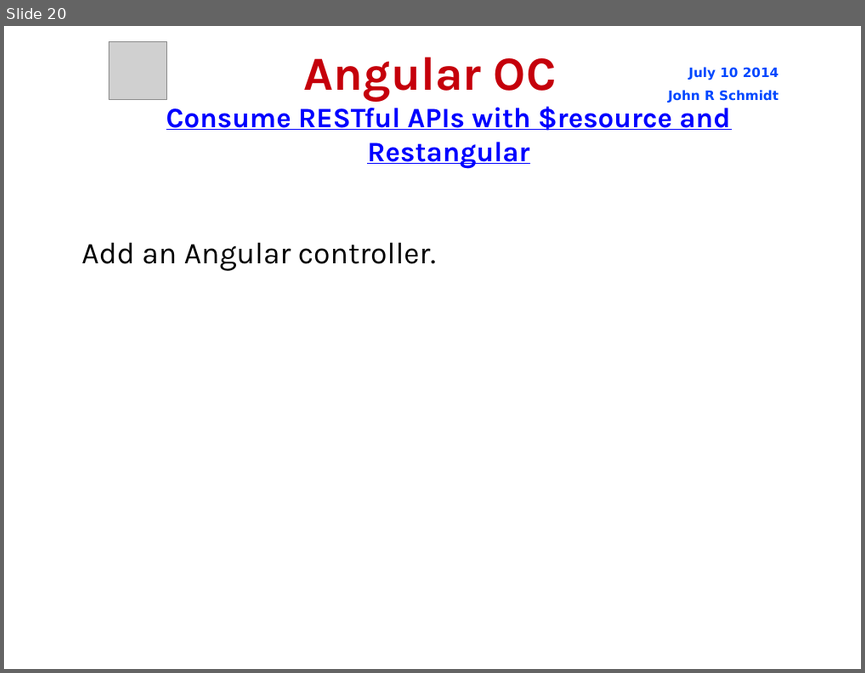
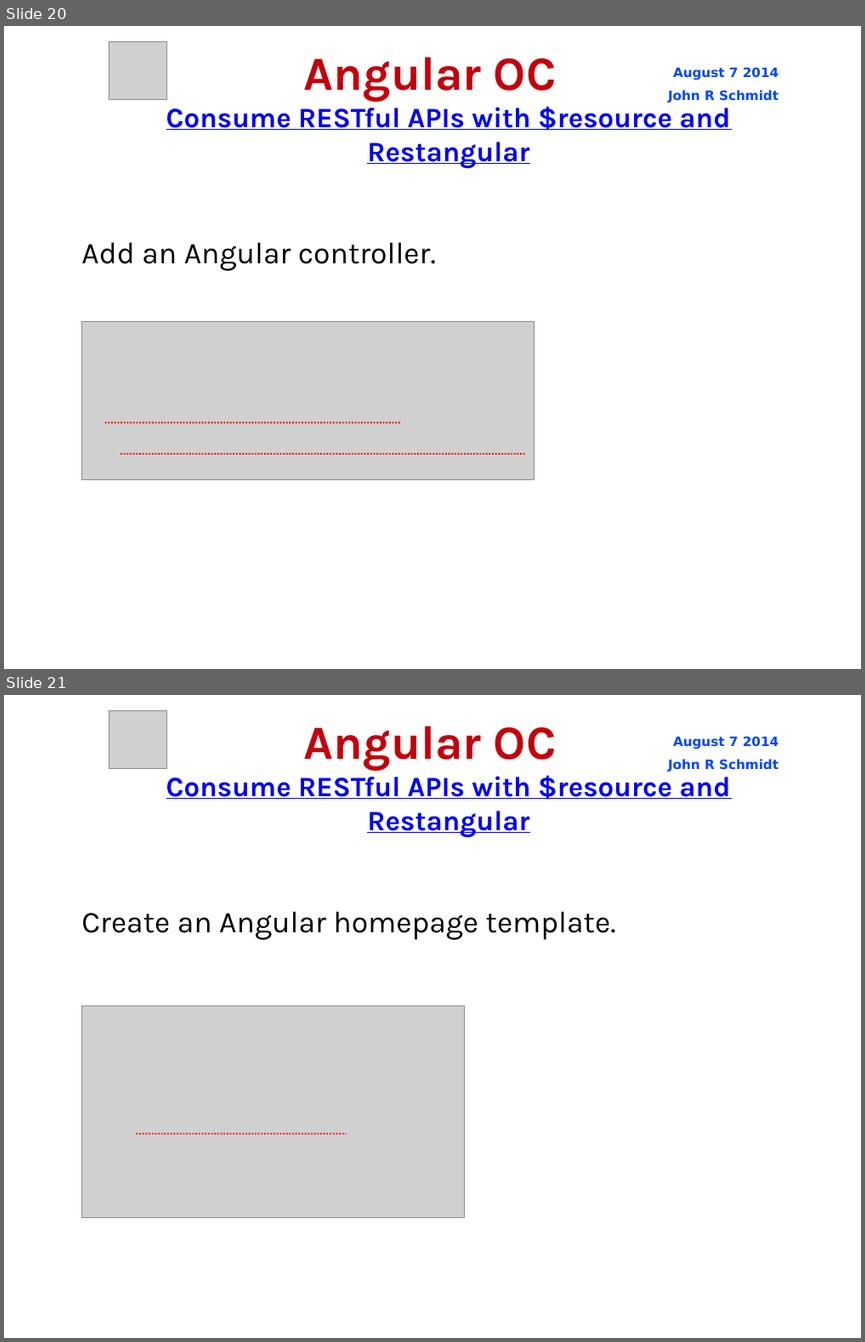
Before and after one commit to jrschmidt/fifa-angular-rest-demo, a slide deck: fifa.odp. Shown one above the other, each under a label of ours: slide 20 before the commit, slides 20 and 21 after it. The pictures are 865x673 and 865x1342 pixels, drawn with LibreOffice and Linux fonts; fonts in the diff are those of the drawing; grey boxes stand for pictures; background and template pictures are left out. Boxes give left, top, right and bottom in pixels: in the first picture for what was removed or moved away, otherwise in the second. Text is boxed around its words. In the diff, an @@ line names an element or a change of style, - is before the commit and + after.

Commit message:
working angular app inside a rails app

```diff
--- a/fifa.odp
+++ b/fifa.odp
@@ slide 21 added at (4,695,861,1338), background picture (left out) @@
@@ picture added at (109,710,167,768) @@
@@ title added at (304,726,556,771), 44 pt, text #C5000B, bold @@
+Angular OC
@@ text added at (668,736,778,771), 12 pt, text #0047FF, bold @@
+August 7 2014
+John R Schmidt
@@ text added at (166,771,730,837), 26 pt, text #0000FF, bold, underline @@
+Consume RESTful APIs with $resource and Restangular
@@ subtitle added at (81,911,616,939), 28 pt, text #000000 @@
+Create an Angular homepage template.
@@ picture added at (81,1006,465,1218) @@
@@ line added from (136, 1134) to (346, 1134), #FF0000 1.45 pt @@
@@ slide 20 changed as well @@
@@ text at (673,67,778,80): text changed @@
-July 10 2014
+August 7 2014
@@ picture added at (81,322,534,479) @@
@@ line added from (105, 422) to (400, 422), #FF0000 1.45 pt @@
@@ line added from (120, 454) to (525, 454), #FF0000 1.45 pt @@
```
Also in this commit, not shown: 22 other slides changed, 4 other slides added, 16 other files.
